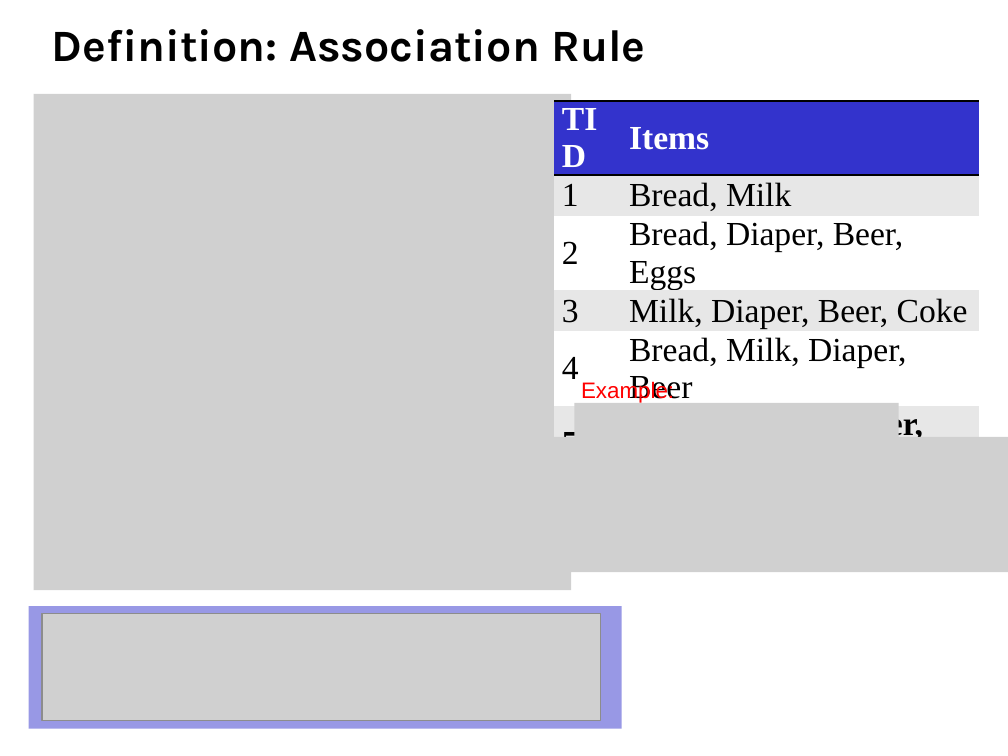
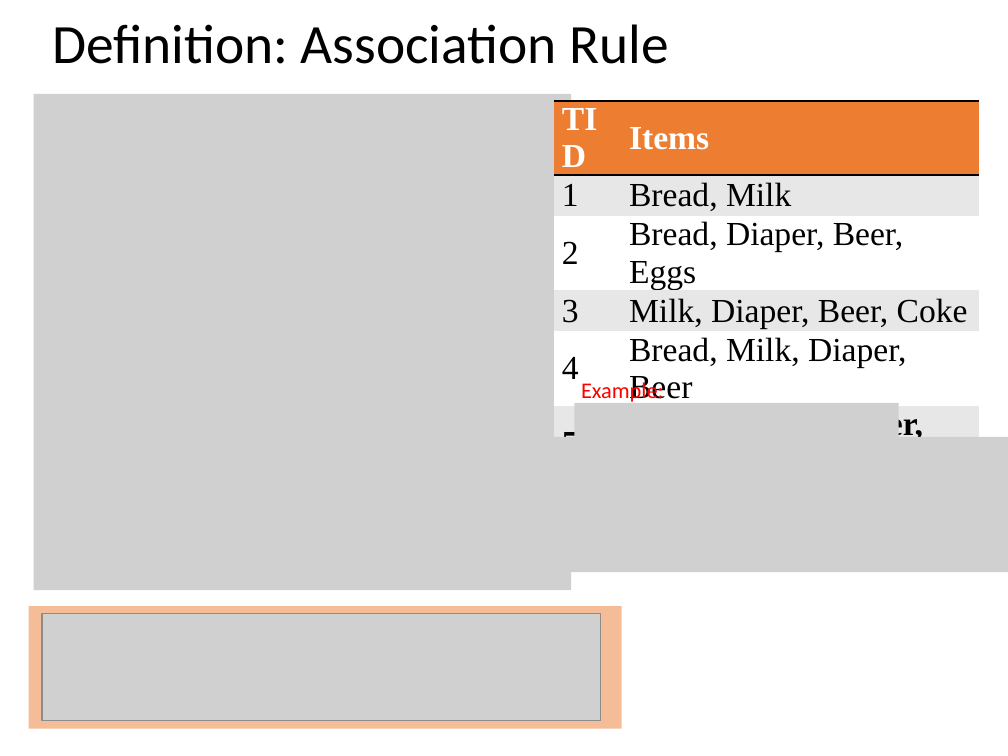
Before and after one commit to mhahsler/Introduction_to_Data_Mining_R_Examples, a slide deck: slide 5 of slides/chap5_basic_association_analysis.pptx. Drawn at 1008x756 pixels with LibreOffice and Linux fonts; fonts in the diff are those of the drawing; grey boxes stand for pictures. Boxes give left, top, right and bottom in pixels: in the first picture for what was removed or moved away, otherwise in the second. Text is boxed around its words. In the diff, an @@ line names an element or a change of style, - is before the commit and + after.

```diff
--- a/slides/chap5_basic_association_analysis.pptx
+++ b/slides/chap5_basic_association_analysis.pptx
@@ title "Definition: Association Rule" at <box>52,24,668,64</box>: size 32 to 39.6 pt, font Karla to Calibri, bold off; line spacing 36pt to 0.9; vertical alignment bottom to middle @@
@@ table at <box>554,101,979,441</box> @@
@@ fill #3333CC to #ED7D31 in row 1 @@
@@ text "Example:" at <box>581,379,664,404</box>: font Arial to Calibri @@
@@ rectangle at <box>28,606,621,729</box>: fill #3333CC at 50% opacity to #ED7D31 at 50% opacity @@
```
Also in this commit, not shown: 86 other slides changed, 1 other file.
